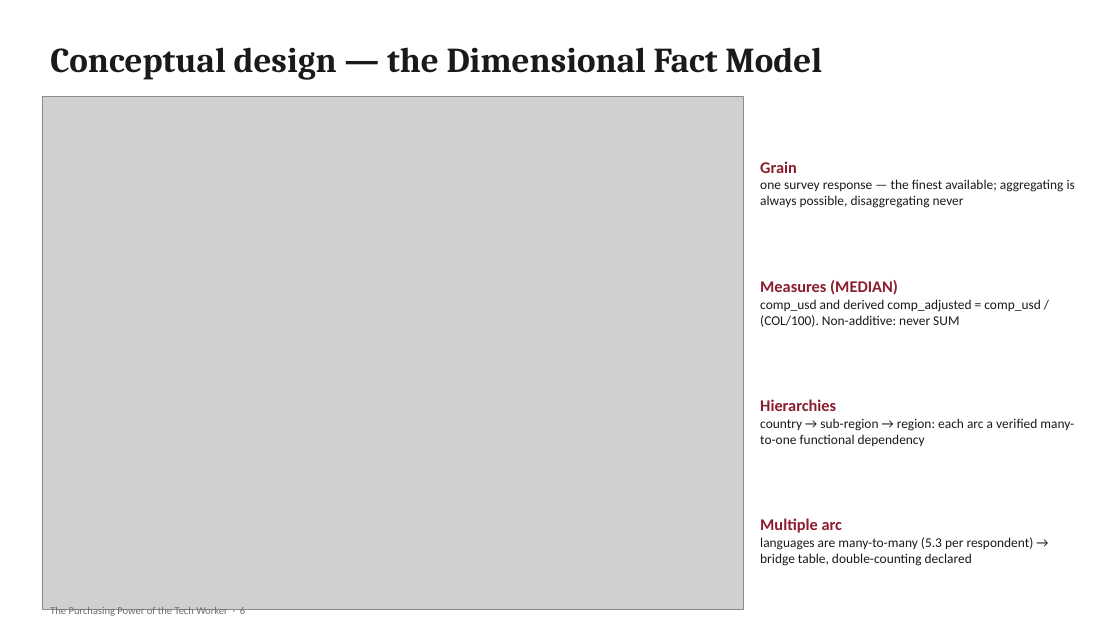
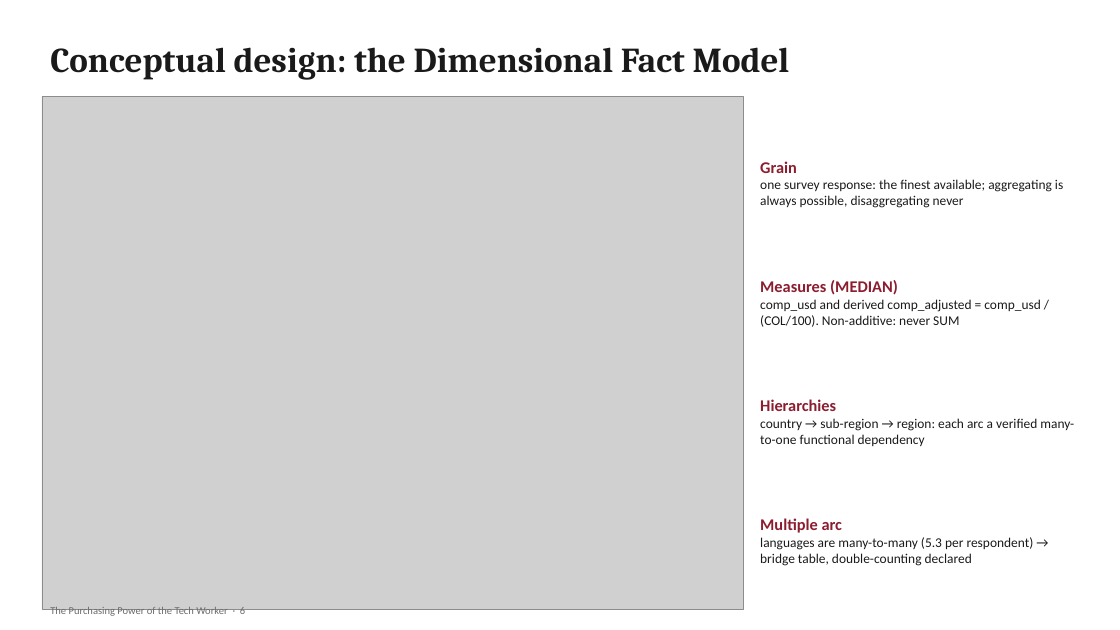
Before and after one commit to emasmisi/tech-worker-purchasing-power-dw, a slide deck: slide 6 of presentation/TechWorker_DW_Presentation.pptx. Drawn at 1120x630 pixels with LibreOffice and Linux fonts; fonts in the diff are those of the drawing; grey boxes stand for pictures. Boxes give left, top, right and bottom in pixels: in the first picture for what was removed or moved away, otherwise in the second. Text is boxed around its words. In the diff, an @@ line names an element or a change of style, - is before the commit and + after.

```diff
--- a/presentation/TechWorker_DW_Presentation.pptx
+++ b/presentation/TechWorker_DW_Presentation.pptx
@@ text at bbox=[50, 47, 790, 80]: text changed @@
-Conceptual design — the Dimensional Fact Model
+Conceptual design: the Dimensional Fact Model
@@ text at bbox=[760, 179, 1063, 208]: text changed @@
-one survey response — the finest available; aggregating is always possible, disaggregating never
+one survey response: the finest available; aggregating is always possible, disaggregating never
```
Also in this commit, not shown: 15 other slides changed, 4 other files.
